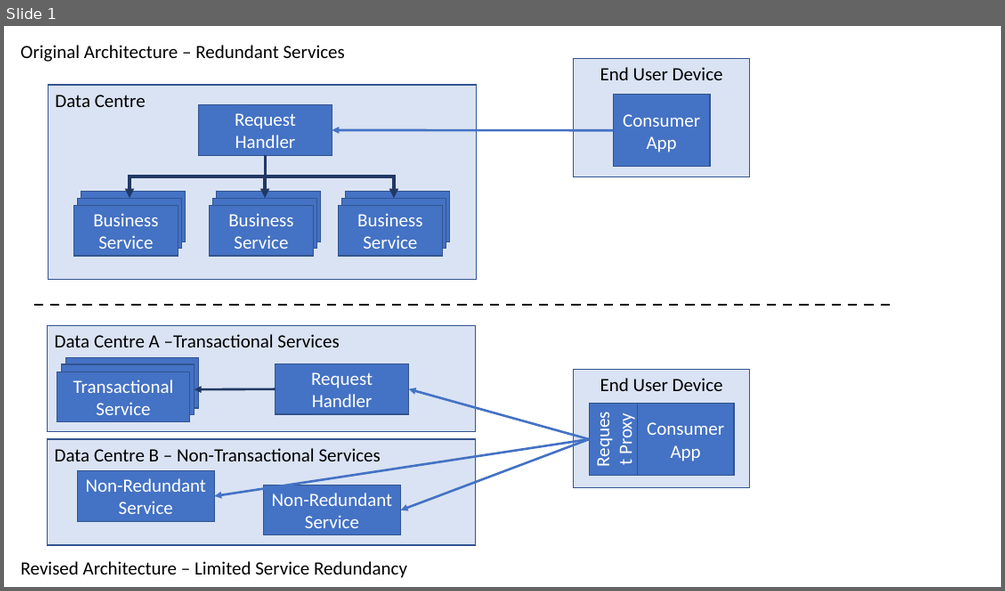
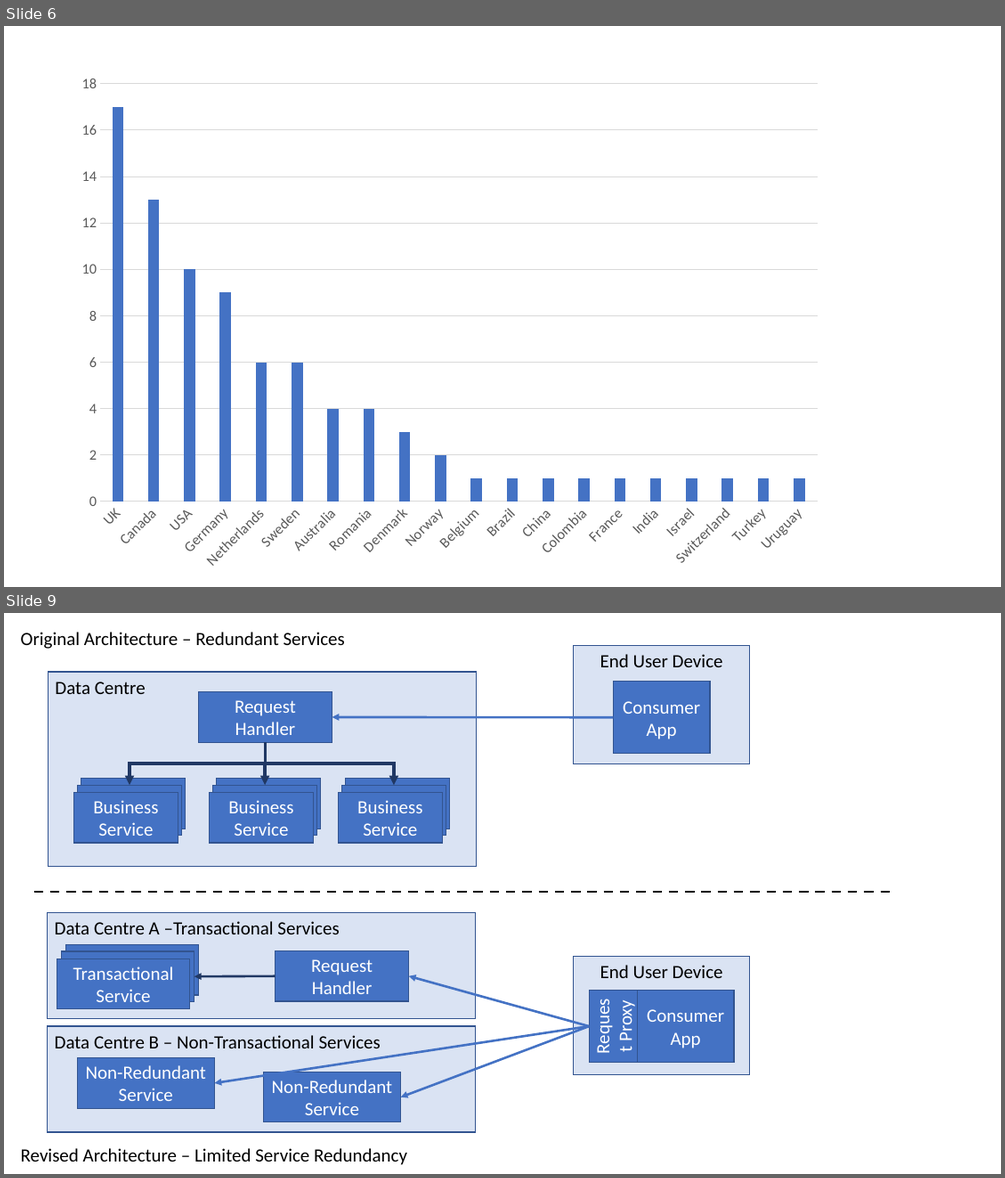
Before and after one commit to eoinwoods/phdthesis, a slide deck: Figures/Figure-Sources.pptx. Shown one above the other, each under a label of ours: slide 1 before the commit, slides 6 and 9 after it; the slides between them are not shown. The pictures are 1005x591 and 1005x1178 pixels, drawn with LibreOffice and Linux fonts; fonts in the diff are those of the drawing. Boxes give left, top, right and bottom in pixels: in the first picture for what was removed or moved away, otherwise in the second. Text is boxed around its words. In the diff, an @@ line names an element or a change of style, - is before the commit and + after.

```diff
--- a/Figures/Figure-Sources.pptx
+++ b/Figures/Figure-Sources.pptx
@@ slide 6 added at bbox=[4, 26, 1001, 587], background #FFFFFF @@
@@ column chart added at bbox=[67, 64, 833, 580] @@
+categories: UK, Canada, USA, Germany, Netherlands, Sweden, Australia, Romania, Denmark, Norway, Belgium, Brazil, China, Colombia, France, India, Israel, Switzerland, Turkey, Uruguay
+Series 1: 17, 13, 10, 9, 6, 6, 4, 4, 3, 2, 1, 1, 1, 1, 1, 1, 1, 1, 1, 1
@@ what was slide 1 is now slide 9 @@
```
Also in this commit, not shown: 7 other slides added, 10 other files.
